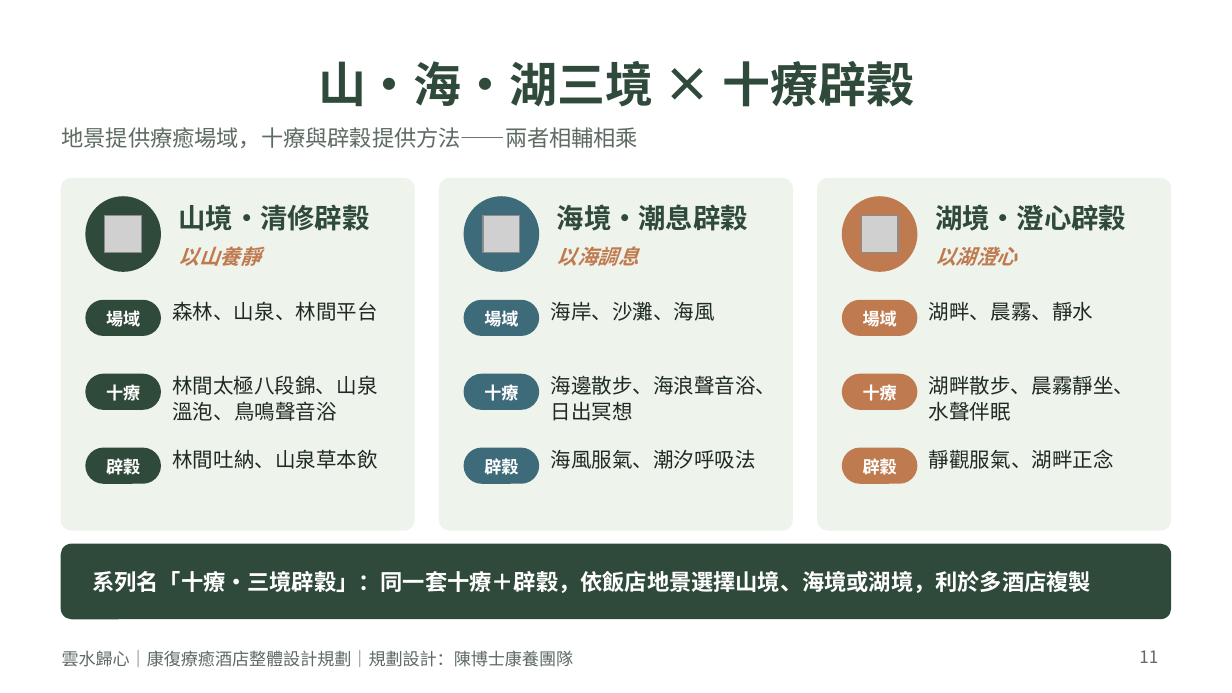
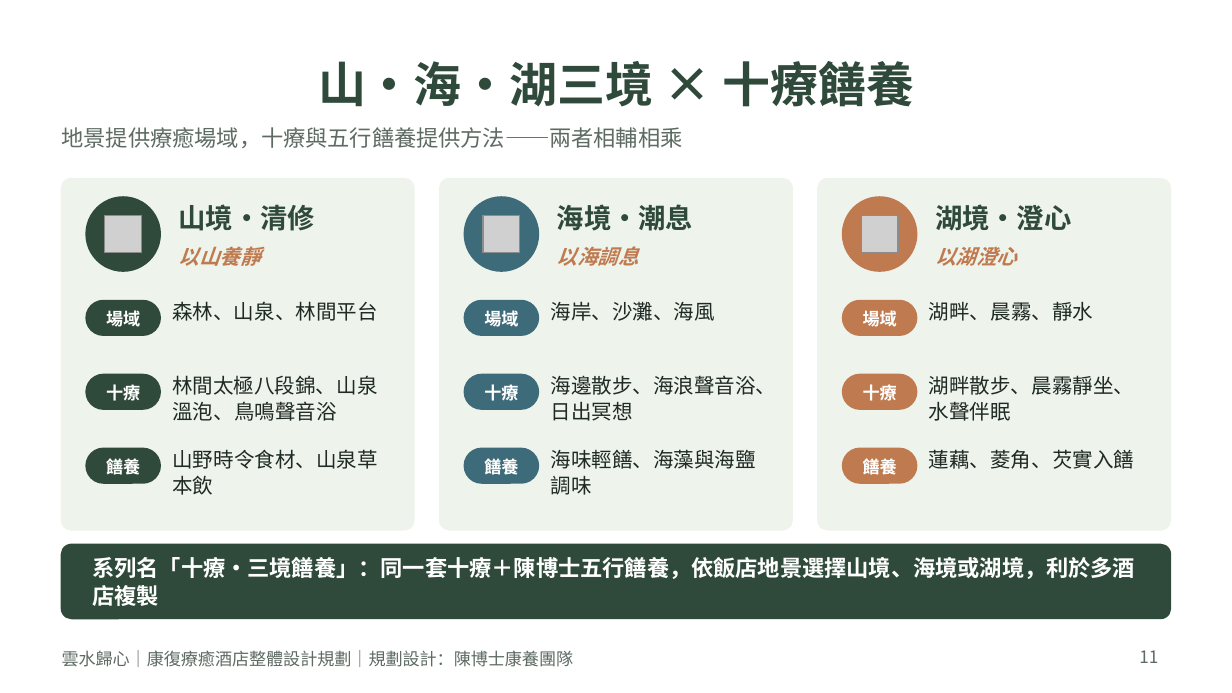
Before and after one commit to yes039/yes039, a slide deck: slide 11 of 雲水歸心_康復療癒酒店整體設計規劃.pptx. Drawn at 1232x693 pixels with LibreOffice and Linux fonts; fonts in the diff are those of the drawing; grey boxes stand for pictures. Boxes give left, top, right and bottom in pixels: in the first picture for what was removed or moved away, otherwise in the second. Text is boxed around its words. In the diff, an @@ line names an element or a change of style, - is before the commit and + after.

```diff
--- a/雲水歸心_康復療癒酒店整體設計規劃.pptx
+++ b/雲水歸心_康復療癒酒店整體設計規劃.pptx
@@ title at box(318, 61, 914, 107): text changed @@
-山・海・湖三境 × 十療辟穀
+山・海・湖三境 × 十療饍養
@@ text at box(62, 127, 683, 148): text changed @@
-地景提供療癒場域，十療與辟穀提供方法——兩者相輔相乘
+地景提供療癒場域，十療與五行饍養提供方法——兩者相輔相乘
@@ text at box(179, 204, 315, 231): text changed @@
-山境・清修辟穀
+山境・清修
@@ text at box(557, 204, 693, 231): text changed @@
-海境・潮息辟穀
+海境・潮息
@@ text at box(935, 204, 1071, 231): text changed @@
-湖境・澄心辟穀
+湖境・澄心
@@ text at box(172, 449, 377, 495): text changed @@
-林間吐納、山泉草本飲
+山野時令食材、山泉草本飲
@@ text at box(551, 449, 756, 495): text changed @@
-海風服氣、潮汐呼吸法
+海味輕饍、海藻與海鹽調味
@@ text at box(929, 449, 1134, 469): text changed @@
-靜觀服氣、湖畔正念
+蓮藕、菱角、芡實入饍
@@ text at box(106, 456, 140, 479): text changed @@
-辟穀
+饍養
@@ text at box(484, 456, 518, 479): text changed @@
-辟穀
+饍養
@@ text at box(863, 456, 897, 479): text changed @@
-辟穀
+饍養
@@ text at box(92, 557, 1135, 606): text changed @@
-系列名「十療・三境辟穀」：同一套十療＋辟穀，依飯店地景選擇山境、海境或湖境，利於多酒店複製
+系列名「十療・三境饍養」：同一套十療＋陳博士五行饍養，依飯店地景選擇山境、海境或湖境，利於多酒店複製
```
Also in this commit, not shown: 3 other slides changed, 1 slide added, 1 slide removed, 1 other file.
